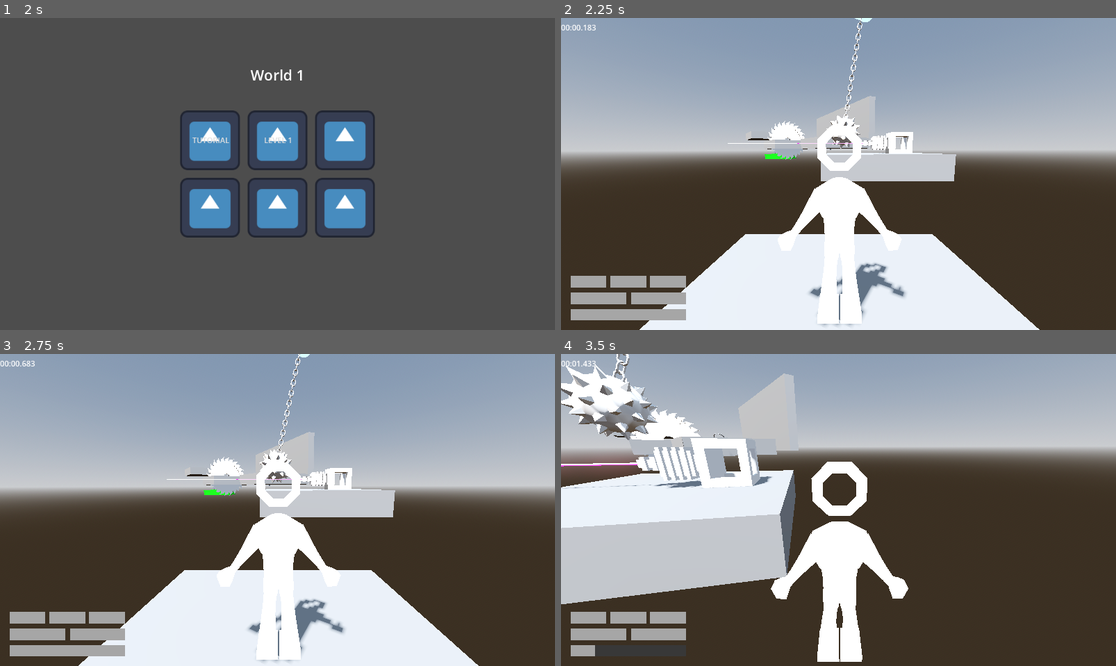
Above: before the commit, frames 1-4 (two rows, left to right).
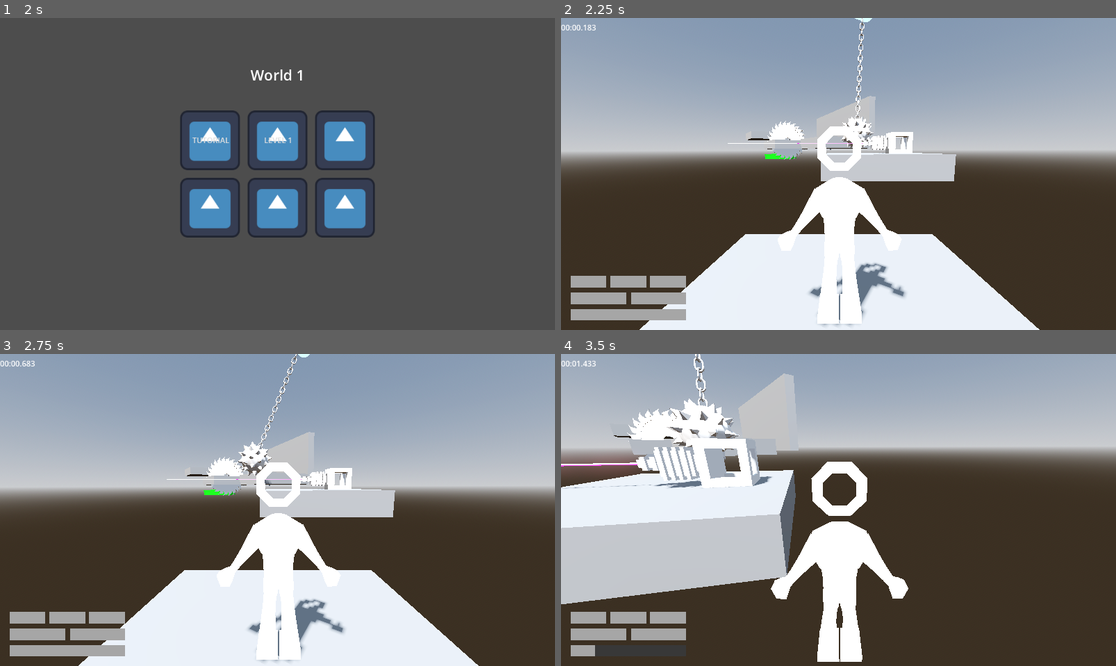
Above: after the commit, the same moments.

Repository: jpvds1/DDJD
Game: Godot game, scene res://scenes/game_controller.tscn
The game is run twice, just before and just after one commit, with the same random seed, the same clock (stepped at 60 frames per second) and the same inputs. The engine's default icon, where the game draws it, is replaced by a stand-in: a white triangle on a blue panel in a dark square.
Inputs (mouse positions are in pixels of both pictures, inside the frame that each line leads up to):
- Up to frame 1 (2 s): click "Continue as Guest" at 0.5 s; click "Play" at 1.25 s
- Up to frame 2 (2.25 s): click "LEVEL 1" at 2 s
- Up to frame 3 (2.75 s): no input
- Up to frame 4 (3.5 s): move the mouse to (866, 510) at 2.77 s; hold W (move_forwards) from 2.78 s (still down); tap Q (dash) at 2.85 s; tap Space (jump) at 3.02 s

Frame 1 is identical in both runs. In frame 2, 0.6% of the frame differs, in the area x 37-57%, y 0-46%; in frame 3, 0.9%; in frame 4, 3.5%, in the area x 0-33%, y 0-34%.

Commit message:
refactor(saw): simplify saw rotation

Diff:
--- a/platformer-game/scenes/building_materials/saw.tscn
+++ b/platformer-game/scenes/building_materials/saw.tscn
@@ -7,43 +7,6 @@
 [sub_resource type="CylinderShape3D" id="CylinderShape3D_fr2ck"]
 height = 0.107421875
 radius = 1.24
-
-[sub_resource type="Animation" id="Animation_686i4"]
-length = 0.001
-tracks/0/type = "value"
-tracks/0/imported = false
-tracks/0/enabled = true
-tracks/0/path = NodePath("Visuals:rotation")
-tracks/0/interp = 1
-tracks/0/loop_wrap = true
-tracks/0/keys = {
-"times": PackedFloat32Array(0),
-"transitions": PackedFloat32Array(1),
-"update": 0,
-"values": [Vector3(0, 0, 0)]
-}
-
-[sub_resource type="Animation" id="Animation_w8c5v"]
-resource_name = "Rotate"
-loop_mode = 1
-tracks/0/type = "value"
-tracks/0/imported = false
-tracks/0/enabled = true
-tracks/0/path = NodePath("Visuals:rotation")
-tracks/0/interp = 1
-tracks/0/loop_wrap = true
-tracks/0/keys = {
-"times": PackedFloat32Array(0, 1),
-"transitions": PackedFloat32Array(1, 1),
-"update": 0,
-"values": [Vector3(0, 0, 0), Vector3(0, 0, 6.2831855)]
-}
-
-[sub_resource type="AnimationLibrary" id="AnimationLibrary_fr2ck"]
-_data = {
-&"RESET": SubResource("Animation_686i4"),
-&"Rotate": SubResource("Animation_w8c5v")
-}
 
 [node name="Saw" type="Node3D" unique_id=960494110]
 script = ExtResource("1_w8c5v")
@@ -56,8 +19,4 @@
 transform = Transform3D(1, 0, 0, 0, -4.371139e-08, -1, 0, 1, -4.371139e-08, 0, 0, 0)
 shape = SubResource("CylinderShape3D_fr2ck")
 
-[node name="AnimationPlayer" type="AnimationPlayer" parent="." unique_id=773363760]
-libraries/ = SubResource("AnimationLibrary_fr2ck")
-autoplay = &"Rotate"
-
 [editable path="Killzone"]
--- a/platformer-game/scenes/levels/level_1.tscn
+++ b/platformer-game/scenes/levels/level_1.tscn
@@ -107,7 +107,6 @@
 
 [node name="WreckingBall" parent="." unique_id=1409807783 instance=ExtResource("11_iav0o")]
 transform = Transform3D(1, 0, 0, 0, 1, 0, 0, 0, 1, -1.6808548, 12.435937, 11.650975)
-swings_per_second = 2.0
 
 [node name="Saw" parent="." unique_id=960494110 instance=ExtResource("11_dnkej")]
 transform = Transform3D(-1.7488501, 0, -0.9703213, 0, 2, 0, 0.9703213, 0, -1.7488501, 6.5180163, 3.9616628, 21.94822)
--- a/platformer-game/scripts/traps/saw.gd
+++ b/platformer-game/scripts/traps/saw.gd
@@ -1,9 +1,10 @@
 extends Node3D
 
 @export var rotations_per_second := 0.5
-@onready var animation_player: AnimationPlayer = $AnimationPlayer
+@onready var visuals: Node3D = $Visuals
+
+var rotation_speed := rotations_per_second * 2 * PI # radians per second
 
 
-# Called when the node enters the scene tree for the first time.
-func _ready() -> void:
-	animation_player.speed_scale = rotations_per_second
+func _physics_process(delta: float) -> void:
+	visuals.rotate_z(rotation_speed * delta)
